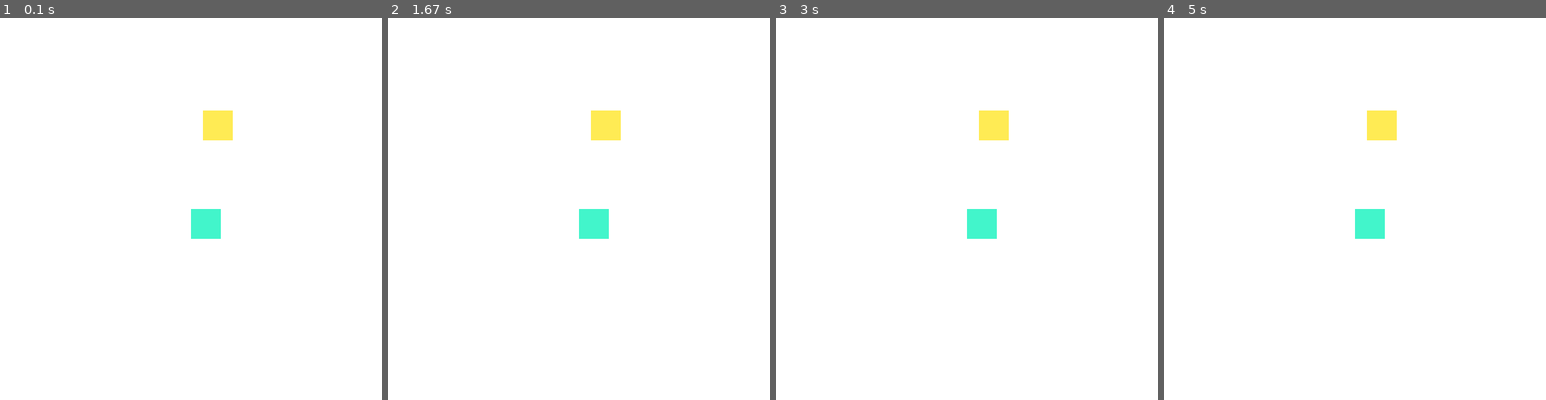
Above: before the commit, frames 1-4 (left to right).
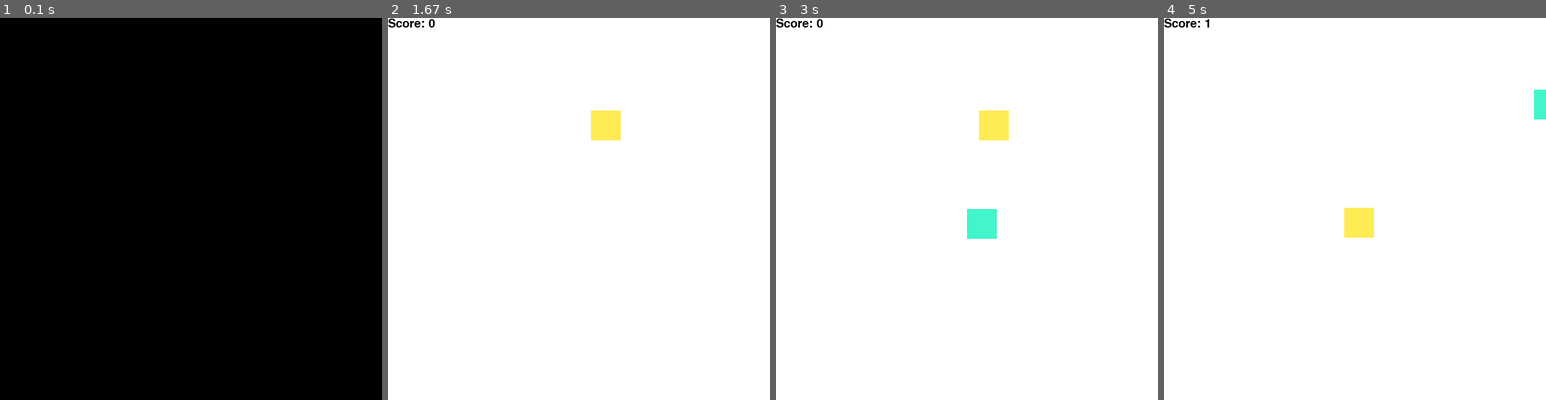
Above: after the commit, the same moments.

Repository: 100ballovby/6A_lessons_2122
Game: pygame game, started from 15_lesson_0702/00_basic_collision.py
Same seed, same stepped clock (60 frames per second), same inputs: the game is played once before the commit and once after it.
Inputs:
- Up to frame 1 (0.1 s): no input
- Up to frame 2 (1.67 s): hold Right 0.33-0.8 s; hold Up 0.83-1.13 s; hold Right 1.17-1.63 s
- Up to frame 3 (3 s): hold Left 1.67-2.2 s; hold Down 2.23-2.53 s; hold Left 2.57-2.97 s
- Up to frame 4 (5 s): hold Up 3-3.37 s; hold Right 3.4-4.03 s; hold Left 4.47-4.93 s; hold Right from 4.97 s (still down)

The runs differ from the first frame. In frame 1, 100% of the frame differs, in the area x 0-100%, y 0-100%; in frame 2, 0.7%; in frame 3, 0.1%; in frame 4, 1.8%.

Commit message:
Adding score counting

Diff:
--- a/15_lesson_0702/00_basic_collision.py
+++ b/15_lesson_0702/00_basic_collision.py
@@ -23,10 +23,14 @@
 player = pg.Rect((x, y, block, block))  # создать объект в координатах x, y, размерами block
 enemy = pg.Rect((enemy_x, enemy_y, block, block))  # создаю объект-враг
 
+score = 0
+
+pg.font.init()  # подключение шрифта
+score_font = pg.font.SysFont('comicsans', 30)  # настройка шрифта
+
 finished = False  # флаг, который отвечает за работу программы
 while not finished:  # пока игра не окончена
-    clock.tick(30)  # частота обновления 30 кадров в секунду
-    # отслеживаю события (нажатия кнопок)
+    clock.tick(10)
     for event in pg.event.get():  # для каждого события в списке событий
         if event.type == pg.QUIT:  # если нажали на крестик
             finished = True
@@ -44,12 +48,19 @@
                 x_change = 0
                 y_change = block
 
+    player.x += x_change
+    player.y += y_change
+
     screen.fill((255, 255, 255))
     rect(screen, MINT, player)
     rect(screen, YELLOW, enemy)
+
+    text = score_font.render(f'Score: {score}', True, (0, 0, 0))  # написать на экране
+    screen.blit(text, [0, 0])  # отобразить написанное
     # рисуем тут
     pg.display.update()
 
     if player.colliderect(enemy):  # если player коснулся enemy
         enemy.x = randint(0, W - block)
         enemy.y = randint(0, H - block)
+        score += 1
